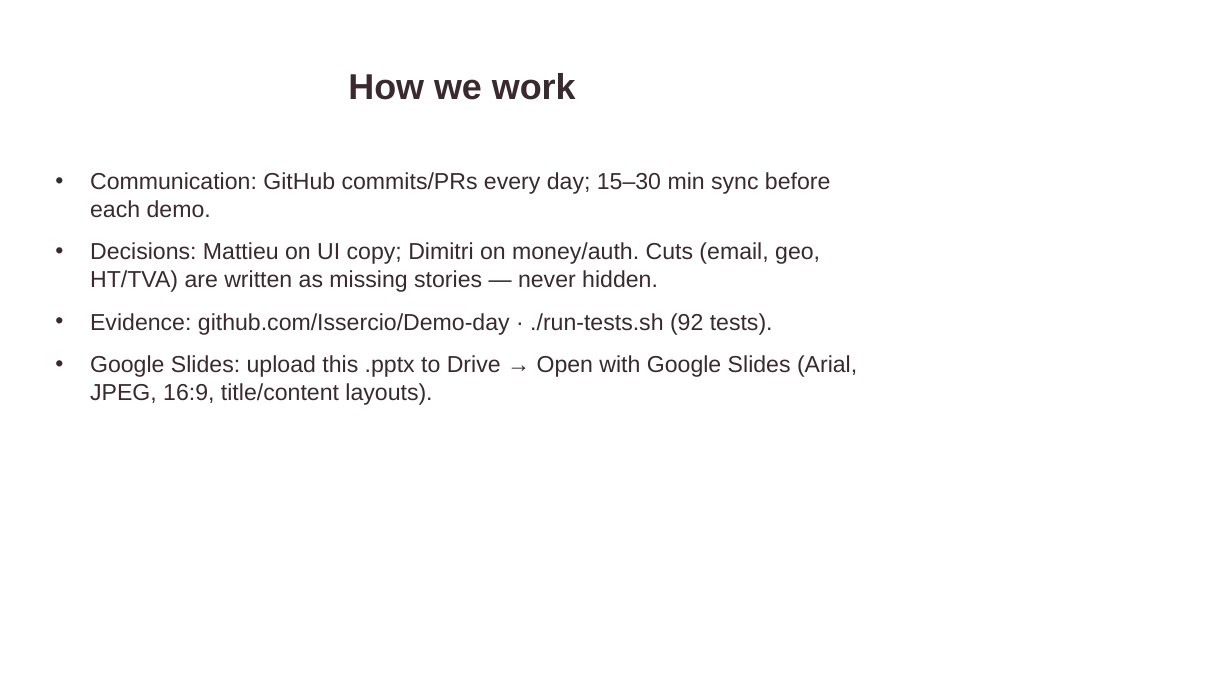
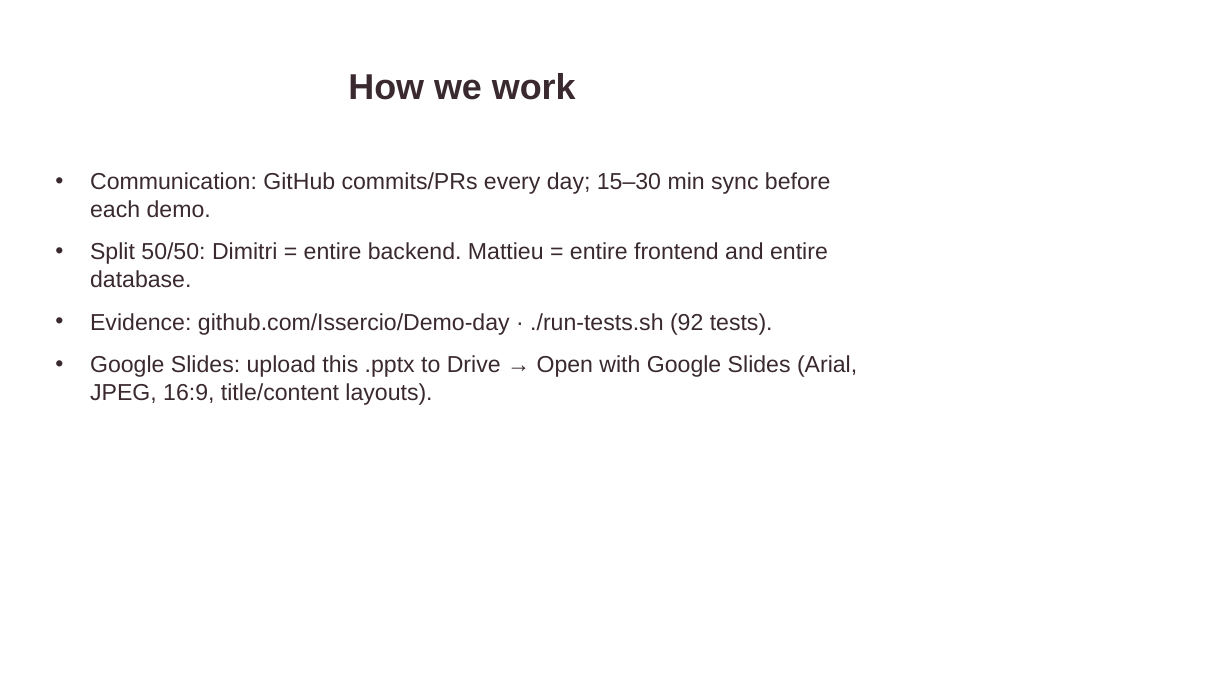
Before and after one commit to Issercio/Demo-day, a slide deck: slide 3 of docs/presentation/Pivoine-Lilas.pptx. Drawn at 1232x693 pixels with LibreOffice and Linux fonts; fonts in the diff are those of the drawing. Boxes give left, top, right and bottom in pixels: in the first picture for what was removed or moved away, otherwise in the second. Text is boxed around its words. In the diff, an @@ line names an element or a change of style, - is before the commit and + after.

```diff
--- a/docs/presentation/Pivoine-Lilas.pptx
+++ b/docs/presentation/Pivoine-Lilas.pptx
@@ text at bbox=[90, 242, 828, 288]: text changed @@
-• Decisions: Mattieu on UI copy; Dimitri on money/auth. Cuts (email, geo, HT/TVA) are written as missing stories — never hidden.
+• Split 50/50: Dimitri = entire backend. Mattieu = entire frontend and entire database.
```
Also in this commit, not shown: 1 other slide changed, 1 other file.
